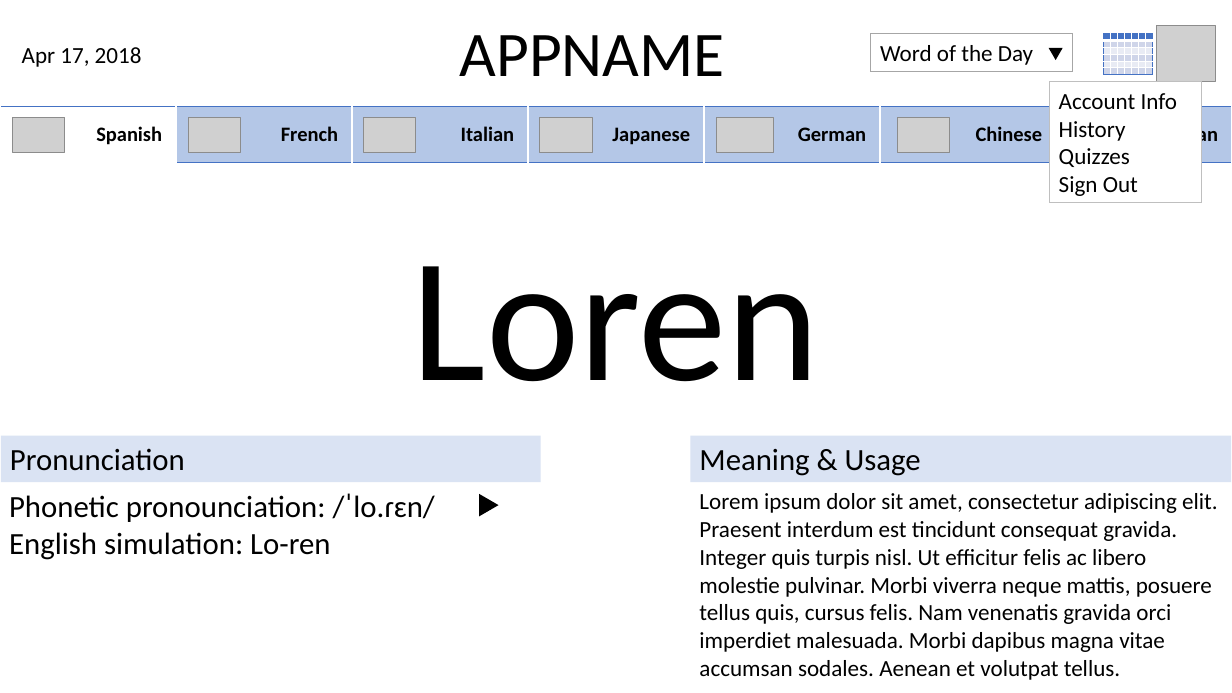
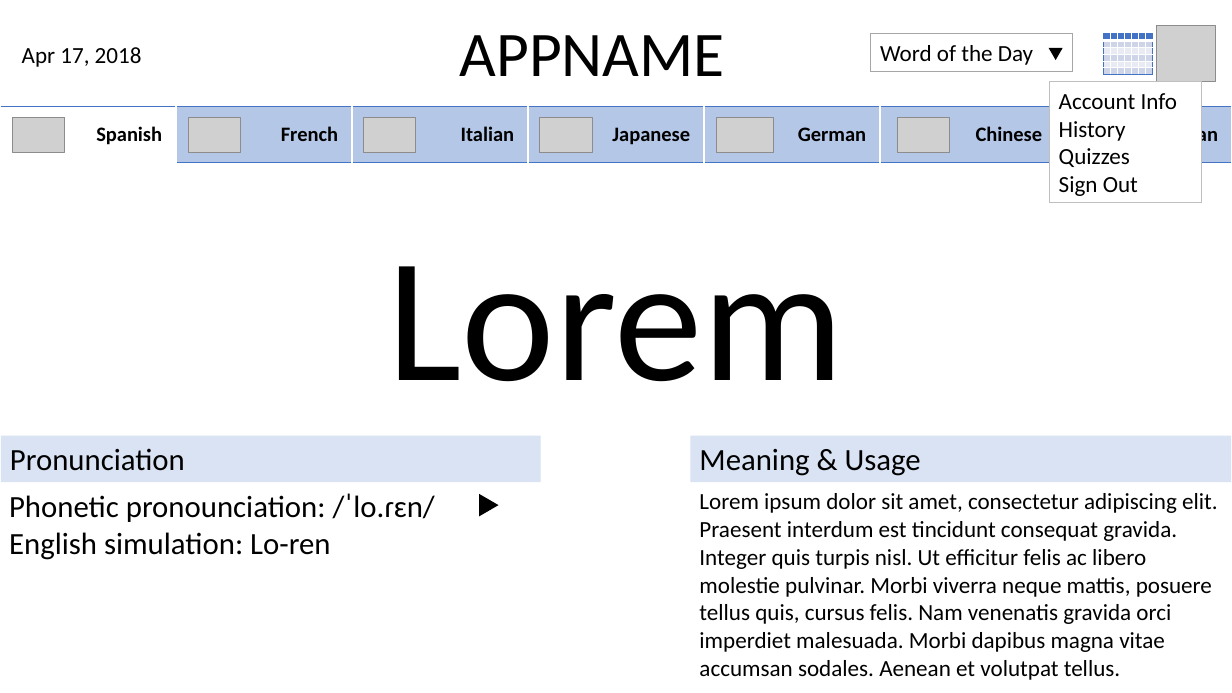
Before and after one commit to g3aguirr/cogo, a slide deck: slide 10 of Milestone_2/Prototypes/1/1.pptx. Drawn at 1232x693 pixels with LibreOffice and Linux fonts; fonts in the diff are those of the drawing; grey boxes stand for pictures. Boxes give left, top, right and bottom in pixels: in the first picture for what was removed or moved away, otherwise in the second. Text is boxed around its words. In the diff, an @@ line names an element or a change of style, - is before the commit and + after.

```diff
--- a/Milestone_2/Prototypes/1/1.pptx
+++ b/Milestone_2/Prototypes/1/1.pptx
@@ text at box(388, 266, 845, 382): text changed @@
-Loren
+Lorem
```
Also in this commit, not shown: 4 other slides changed, 5 other files.
